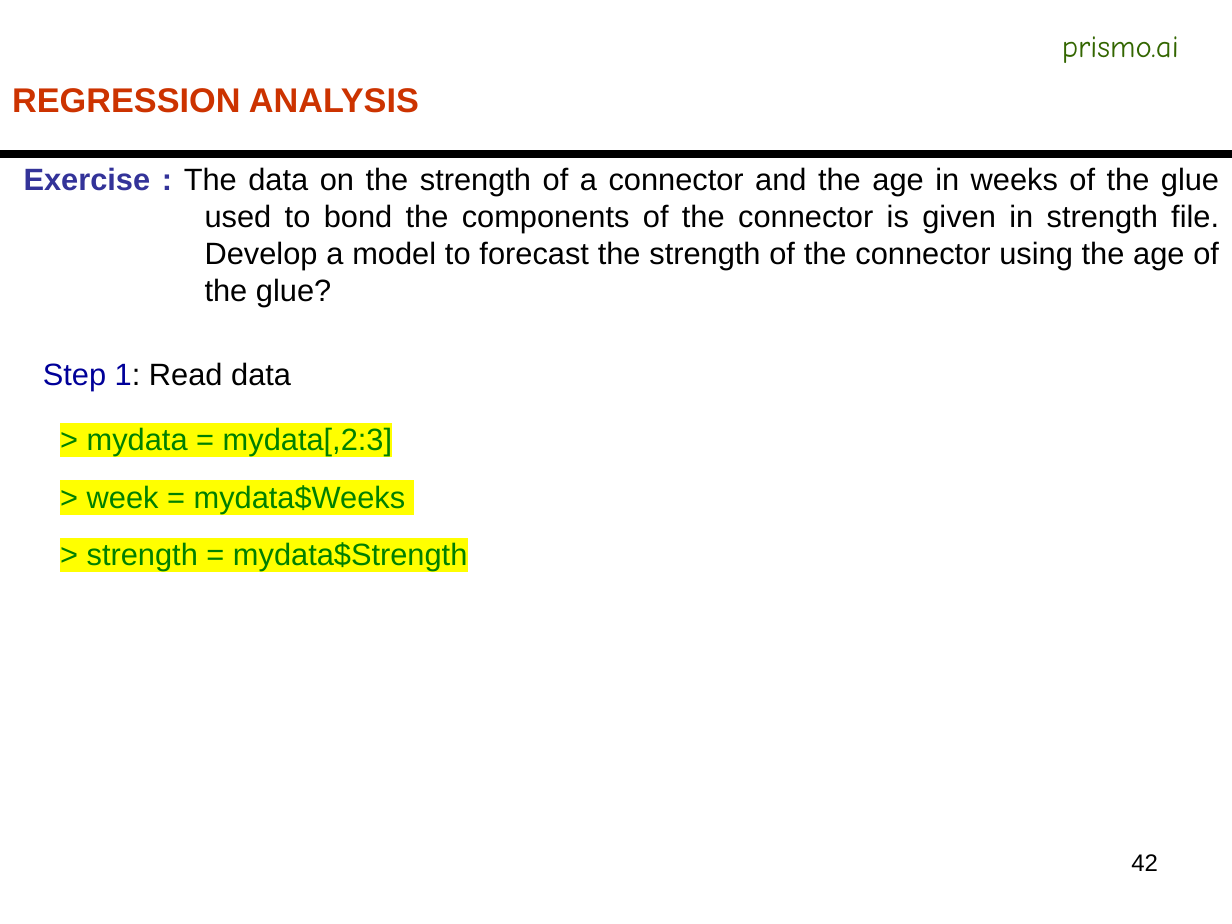
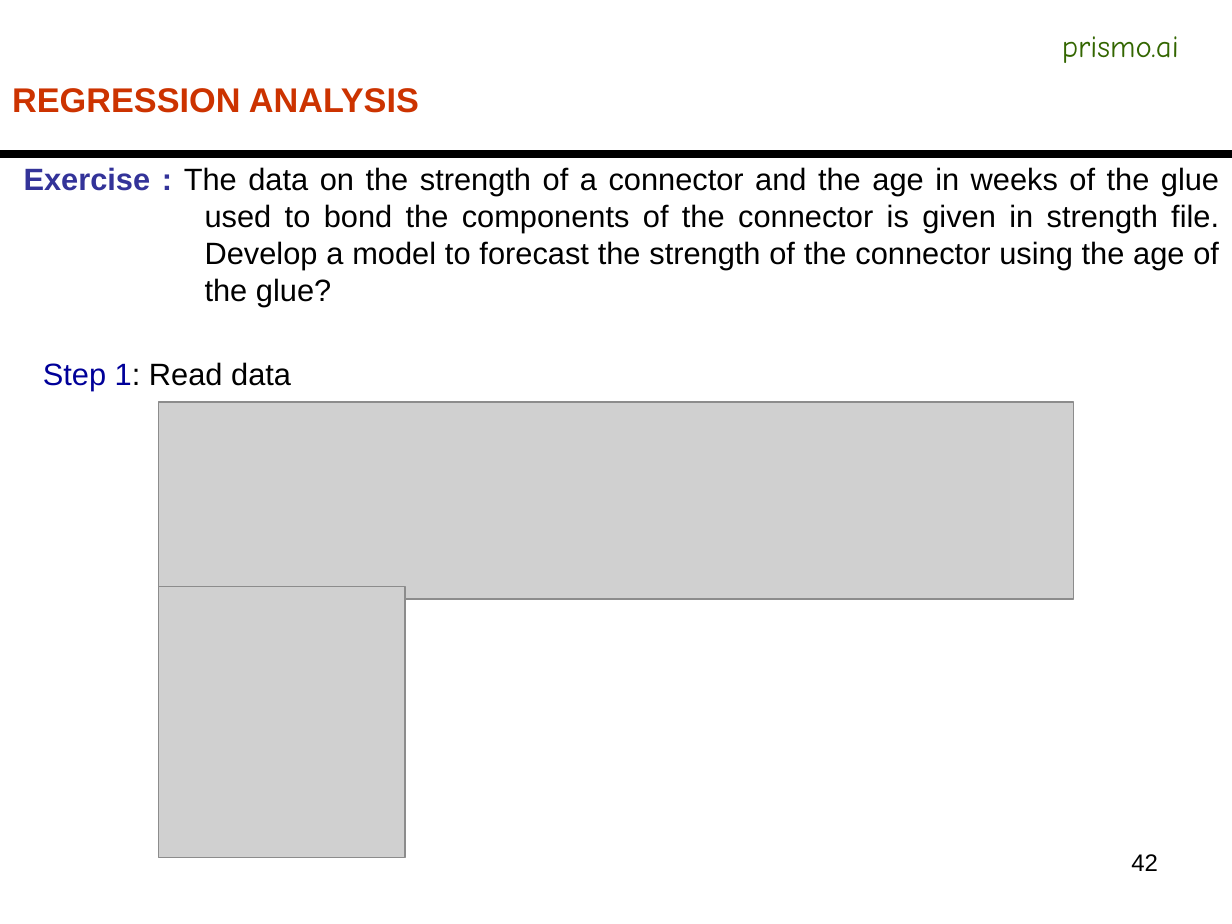
Before and after one commit to AnirbanDatta87/Python, a slide deck: slide 42 of Concepts/C12 - Predictive Modeling/Business_Forecasting_Module1.pptx. Drawn at 1232x924 pixels with LibreOffice and Linux fonts; fonts in the diff are those of the drawing; grey boxes stand for pictures. Boxes give left, top, right and bottom in pixels: in the first picture for what was removed or moved away, otherwise in the second. Text is boxed around its words. In the diff, an @@ line names an element or a change of style, - is before the commit and + after.

```diff
--- a/Concepts/C12 - Predictive Modeling/Business_Forecasting_Module1.pptx
+++ b/Concepts/C12 - Predictive Modeling/Business_Forecasting_Module1.pptx
@@ picture added at box(159, 402, 1074, 599) @@
@@ text removed at box(87, 427, 467, 571) @@
-> mydata = mydata[,2:3]
-> week = mydata$Weeks
-> strength = mydata$Strength
@@ picture added at box(159, 586, 405, 857) @@
```
Also in this commit, not shown: 3 other slides changed, 6 slides added, 5 slides removed, 21 other files.
